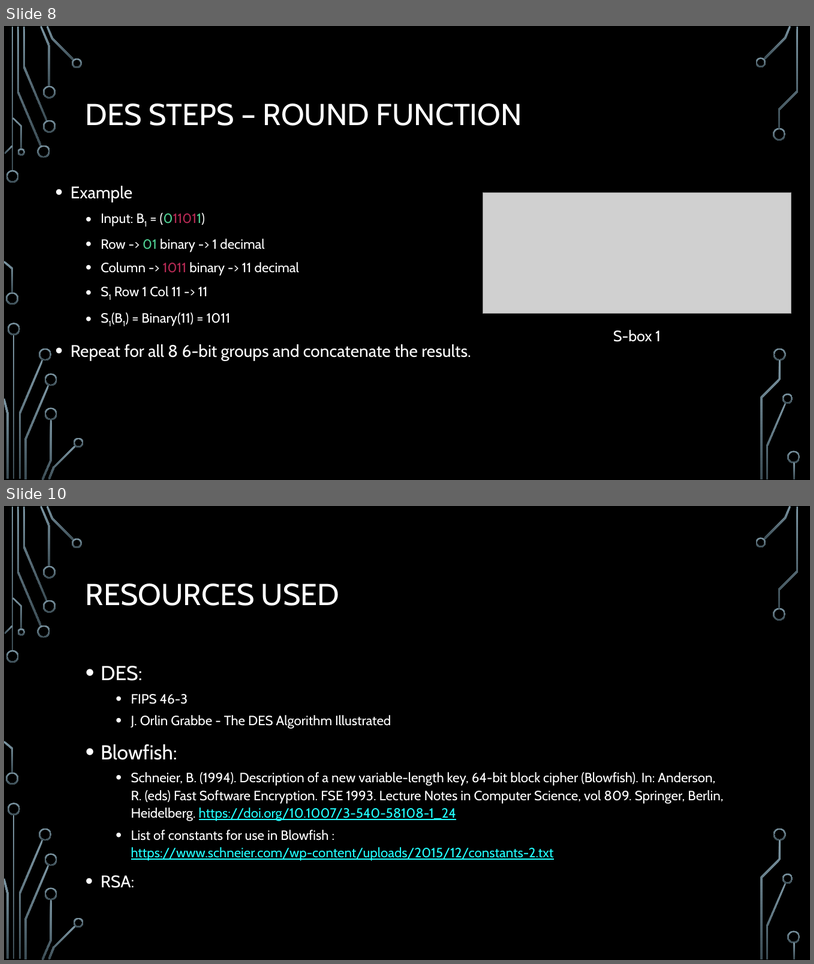
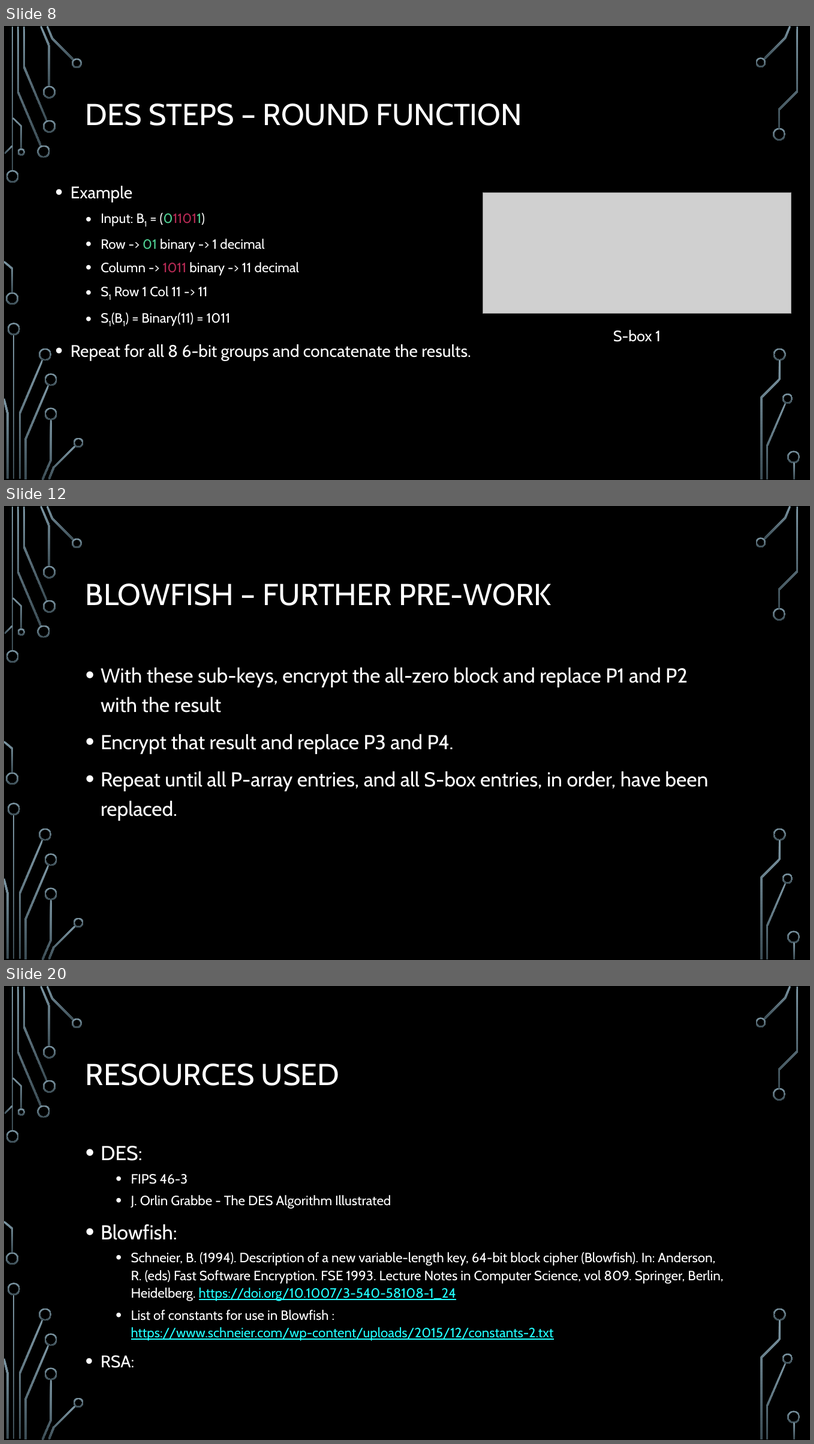
Before and after one commit to barna-tudor/SC-Final-Project, a slide deck: Security & cryptography final project.pptx. Shown one above the other, each under a label of ours: slides 8 and 10 before the commit, slides 8, 12 and 20 after it; the slides between them are not shown. The pictures are 814x964 and 814x1444 pixels, drawn with LibreOffice and Linux fonts; fonts in the diff are those of the drawing; grey boxes stand for pictures; background and template pictures are left out. Boxes give left, top, right and bottom in pixels: in the first picture for what was removed or moved away, otherwise in the second. Text is boxed around its words. In the diff, an @@ line names an element or a change of style, - is before the commit and + after.

```diff
--- a/Security & cryptography final project.pptx
+++ b/Security & cryptography final project.pptx
@@ slide 12 added at (x1=4, y1=506, x2=810, y2=960), background picture (left out); not listed: 36 template elements that a slide beside it also shows @@
@@ title added at (x1=86, y1=583, x2=551, y2=606), 36 pt, text #FFFFFF @@
+BLOWFISH – FURTHER PRE-WORK
@@ text added at (x1=101, y1=667, x2=708, y2=820), 24 pt, text #FFFFFF @@
+• With these sub-keys, encrypt the all-zero block and replace P1 and P2 with the result
+• Encrypt that result and replace P3 and P4.
+• Repeat until all P-array entries, and all S-box entries, in order, have been replaced.
@@ what was slide 10 is now slide 20 @@
```
Also in this commit, not shown: 4 slides changed, 9 other slides added.
